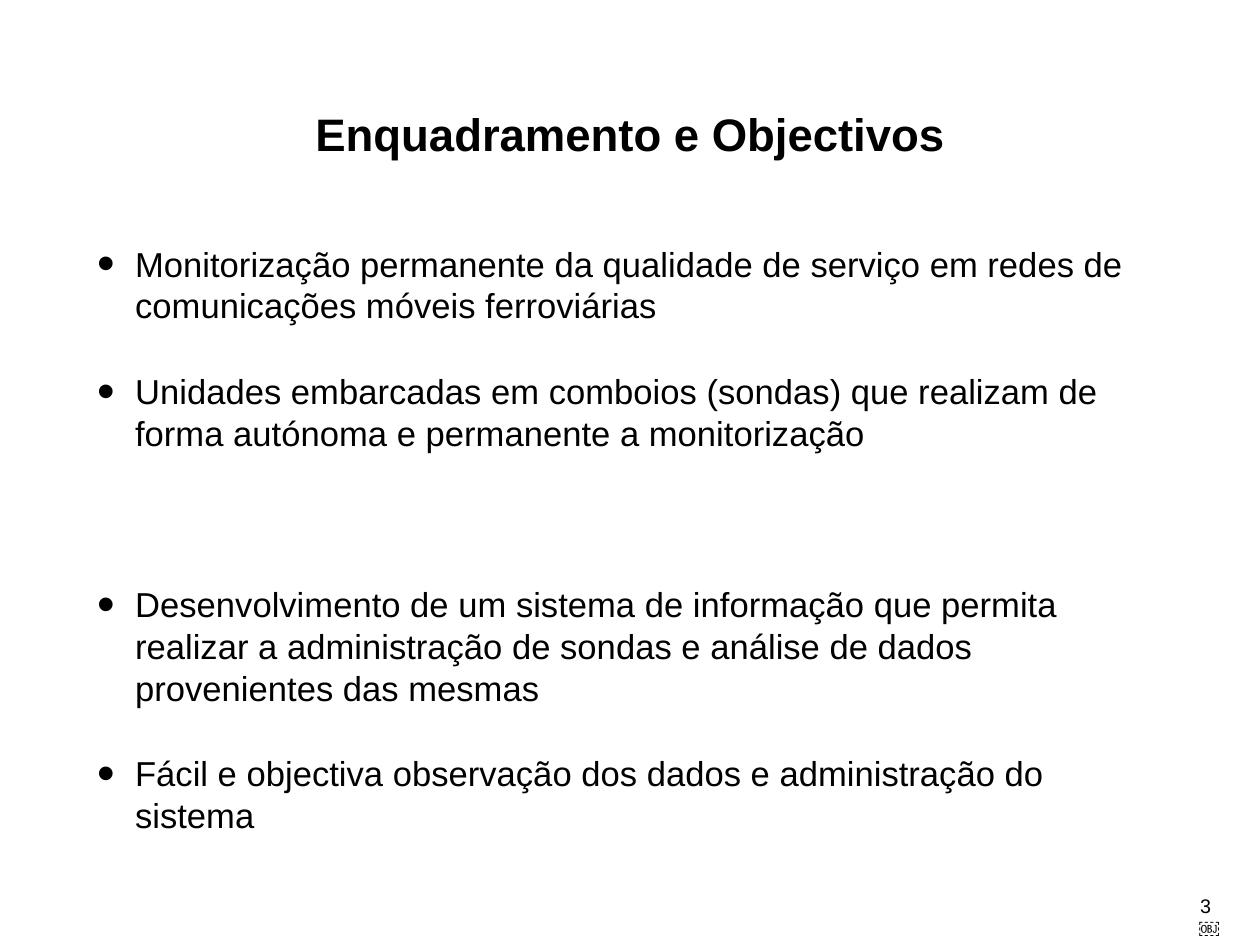
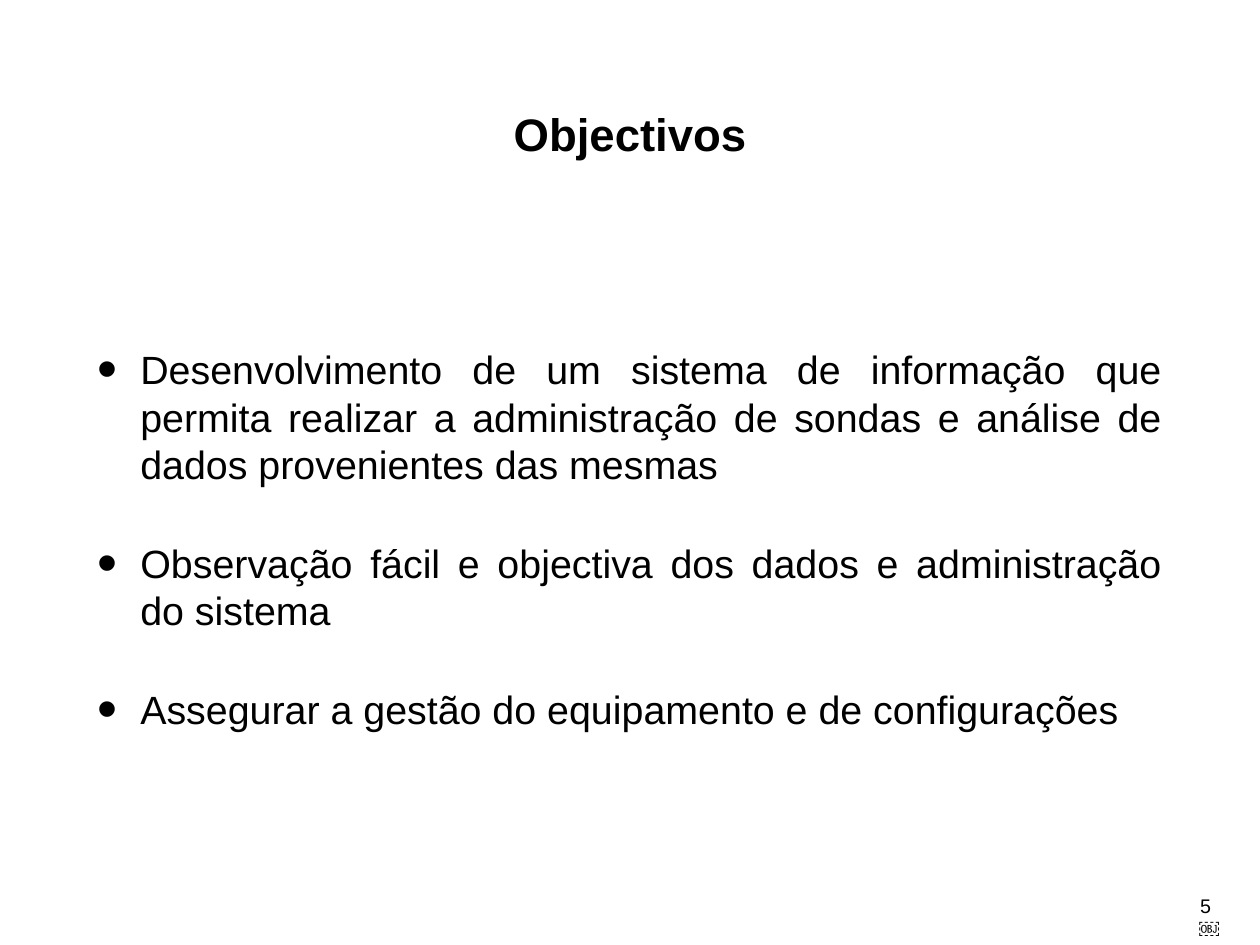
Before and after one commit to LikaV1996/ProjectoFinaldeCurso, a slide deck: slide 5 of AppFinalDeProjecto.pptx (slide 3 before the commit). Drawn at 1260x945 pixels with LibreOffice and Linux fonts; fonts in the diff are those of the drawing. Boxes give left, top, right and bottom in pixels: in the first picture for what was removed or moved away, otherwise in the second. Text is boxed around its words. In the diff, an @@ line names an element or a change of style, - is before the commit and + after.

```diff
--- a/AppFinalDeProjecto.pptx
+++ b/AppFinalDeProjecto.pptx
@@ title at (514, 118, 746, 160): text changed @@
-Enquadramento e Objectivos
+Objectivos
@@ text at (135, 252, 1122, 453): paragraphs removed @@
-• Monitorização permanente da qualidade de serviço em redes de comunicações móveis ferroviárias
-• Unidades embarcadas em comboios (sondas) que realizam de forma autónoma e permanente a monitorização
@@ text at (140, 355, 1162, 487): size 28.2 to 32 pt in "Desenvolvimento de um sistema de informação que ..."; alignment left to justified; indent changed; more space between paragraphs @@
@@ text at (140, 549, 1161, 732): text changed; size 28.2 to 32 pt @@
-• Fácil e objectiva observação dos dados e administração do sistema
+• Observação fácil e objectiva dos dados e administração do sistema
+• Assegurar a gestão do equipamento e de configurações
@@ page number at (1200, 899, 1211, 914): text changed @@
-3￼
+5￼
```
Also in this commit, not shown: 6 other slides changed, 9 slides added, 4 slides removed, 4 other files.
